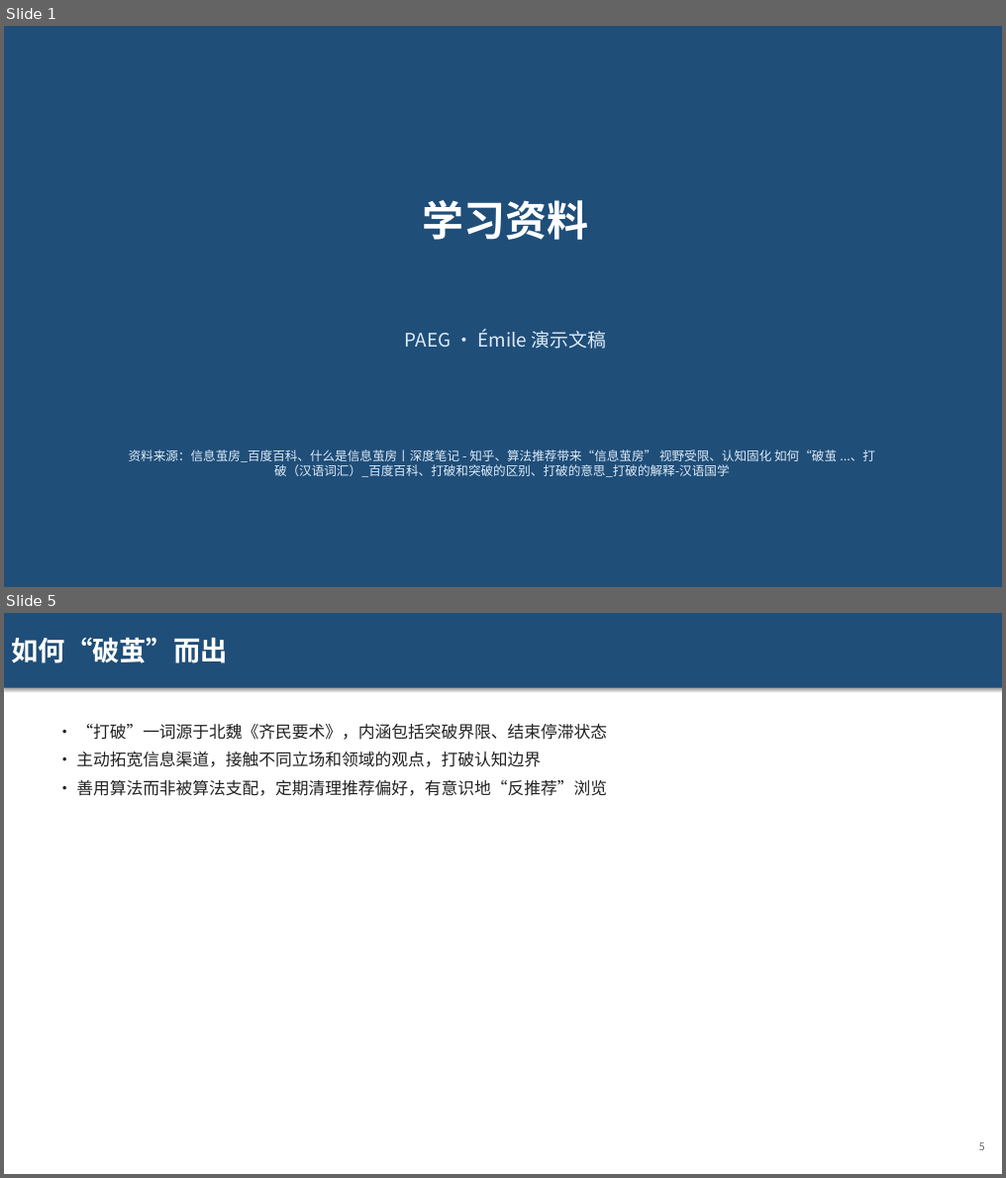
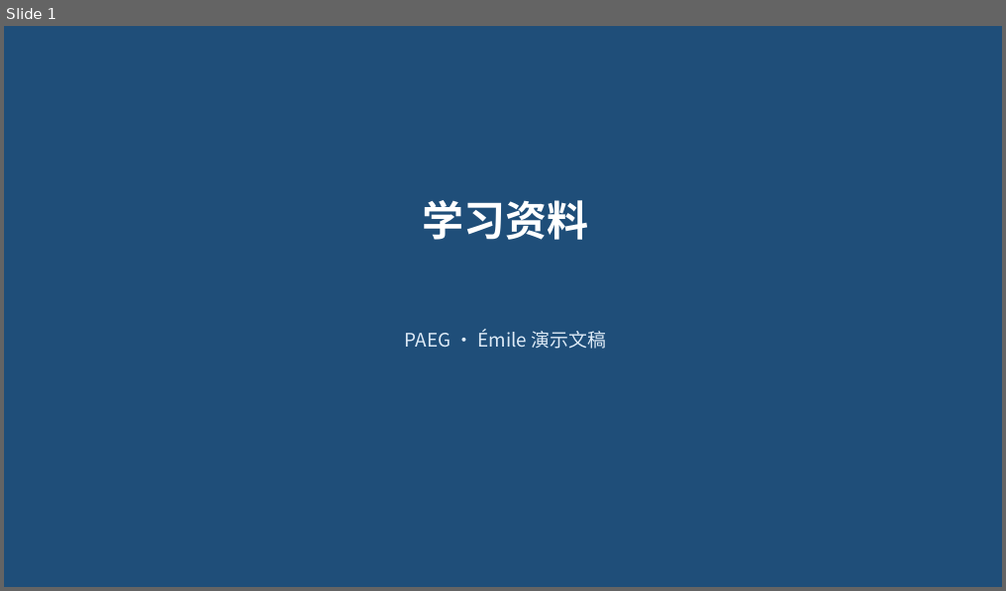
Before and after one commit to Golden2002/PAEG, a slide deck: 05_实现原型/downloads/ppt/学习资料_1786144615.pptx. Shown one above the other, each under a label of ours: slides 1 and 5 before the commit, slide 1 after it; the slides between them are not shown. The pictures are 1006x1178 and 1006x591 pixels, drawn with LibreOffice and Linux fonts; fonts in the diff are those of the drawing. Boxes give left, top, right and bottom in pixels: in the first picture for what was removed or moved away, otherwise in the second. Text is boxed around its words. In the diff, an @@ line names an element or a change of style, - is before the commit and + after.

```diff
--- a/05_实现原型/downloads/ppt/学习资料_1786144615.pptx
+++ b/05_实现原型/downloads/ppt/学习资料_1786144615.pptx
@@ slide 5 removed at [4,613,1002,1174], background #FFFFFF @@
@@ rectangle removed at [4,613,1002,688] @@
-如何“破茧”而出
@@ text removed at [76,724,607,796] @@
-• “打破”一词源于北魏《齐民要术》，内涵包括突破界限、结束停滞状态
-• 主动拓宽信息渠道，接触不同立场和领域的观点，打破认知边界
-• 善用算法而非被算法支配，定期清理推荐偏好，有意识地“反推荐”浏览
@@ text removed at [979,1143,985,1151] @@
-5
@@ slide 1 changed as well @@
@@ text removed at [129,450,875,477] @@
-资料来源：信息茧房_百度百科、什么是信息茧房丨深度笔记 - 知乎、算法推荐带来“信息茧房” 视野受限、认知固化 如何“破茧 ...、打破（汉语词汇）_百度百科、打破和突破的区别、打破的意思_打破的解释-汉语国学
```
Also in this commit, not shown: 1 slide added, 4 other slides removed, 21 other files.
